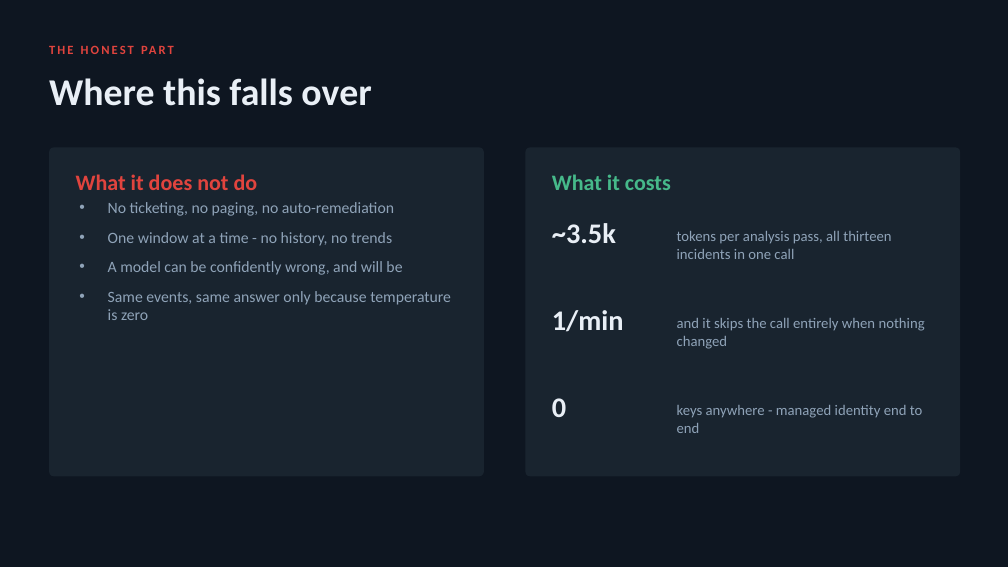
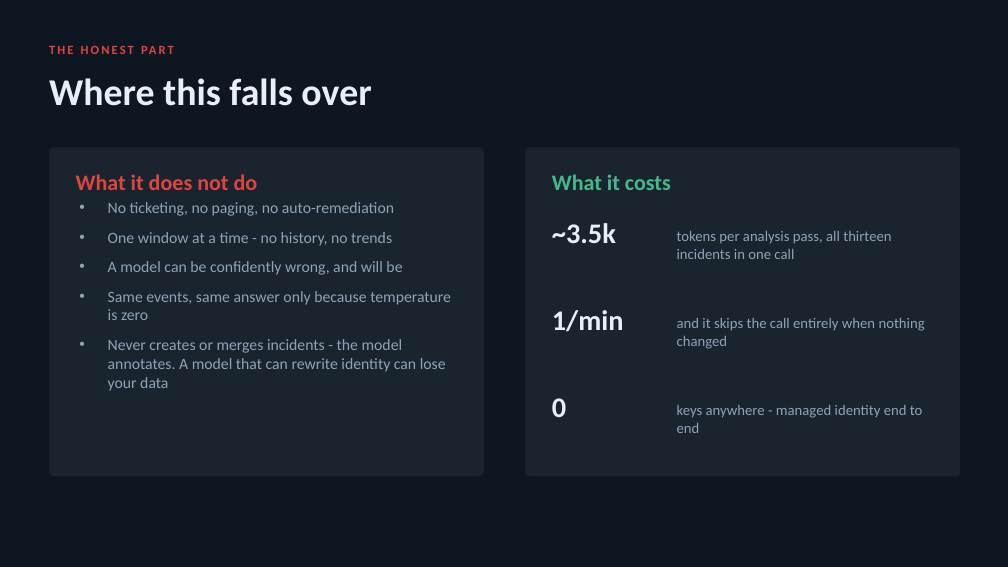
Before and after one commit to donnietaylor/cas2026, a slide deck: slide 23 of smarter-monitoring/deck/smarter-monitoring.pptx (slide 25 before the commit). Drawn at 1008x567 pixels with LibreOffice and Linux fonts; fonts in the diff are those of the drawing. Boxes give left, top, right and bottom in pixels: in the first picture for what was removed or moved away, otherwise in the second. Text is boxed around its words. In the diff, an @@ line names an element or a change of style, - is before the commit and + after.

```diff
--- a/smarter-monitoring/deck/smarter-monitoring.pptx
+++ b/smarter-monitoring/deck/smarter-monitoring.pptx
@@ text at [108,339,446,391]: paragraph added @@
+• Never creates or merges incidents - the model annotates. A model that can rewrite identity can lose your data
```
Also in this commit, not shown: 6 other slides changed, 2 slides added, 3 slides removed, 11 other files.
